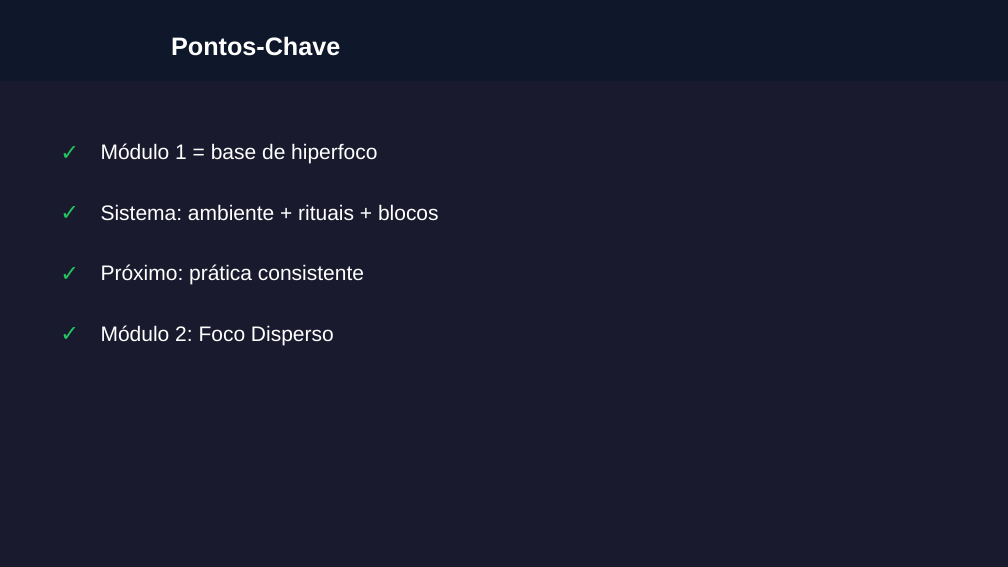
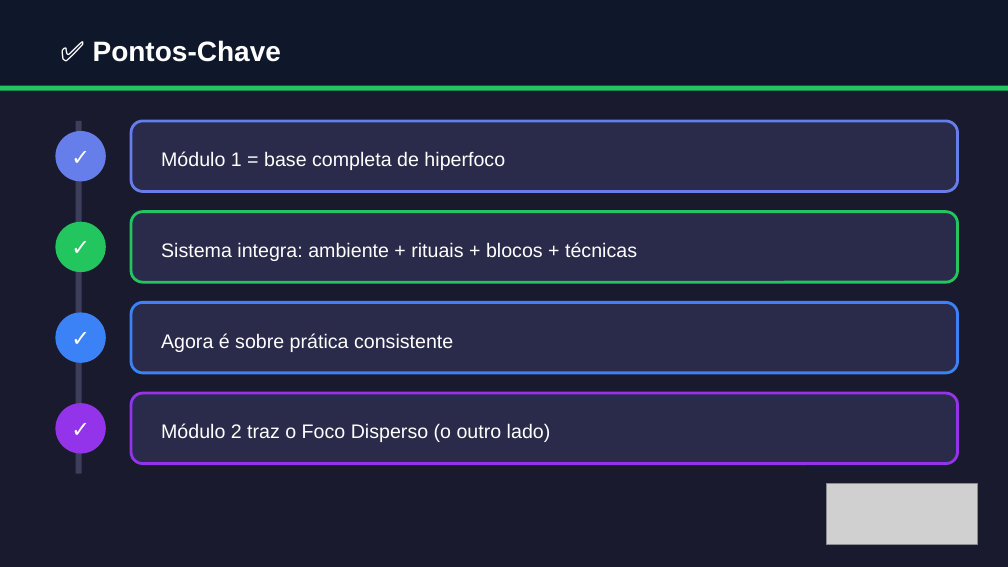
Before and after one commit to almirmeira/educa-com-talento, a slide deck: slide 7 of apresentacoes/foco-produtividade/aula-20-consolidacao-modulo1.pptx. Drawn at 1008x567 pixels with LibreOffice and Linux fonts; fonts in the diff are those of the drawing; grey boxes stand for pictures. Boxes give left, top, right and bottom in pixels: in the first picture for what was removed or moved away, otherwise in the second. Text is boxed around its words. In the diff, an @@ line names an element or a change of style, - is before the commit and + after.

```diff
--- a/apresentacoes/foco-produtividade/aula-20-consolidacao-modulo1.pptx
+++ b/apresentacoes/foco-produtividade/aula-20-consolidacao-modulo1.pptx
@@ rectangle: place and size @@
-rectangle at <box>0,0,1008,81</box>
+rectangle at <box>0,0,1008,91</box>
@@ text at <box>93,40,281,62</box>: text changed; size 18 to 20 pt @@
-Pontos-Chave
+✅ Pontos-Chave
@@ rectangle added at <box>0,86,1008,91</box>, fill #22C55E @@
@@ text removed at <box>50,131,81,171</box> @@
-✓
@@ text "✓": place and size @@
-text "✓" at <box>50,192,81,232</box>
+text "✓" at <box>55,136,106,176</box>
@@ ellipse added at <box>55,131,106,181</box>, fill #667EEA @@
@@ rectangle added at <box>76,121,82,474</box>, fill #3D3D5C @@
@@ rounded rectangle added at <box>131,121,958,192</box>, fill #2A2A4A, outline #667EEA 2 pt @@
@@ text at <box>161,151,505,170</box>: text changed; size 15 to 14 pt @@
-Módulo 1 = base de hiperfoco
+Módulo 1 = base completa de hiperfoco
@@ text "✓": place and size @@
-text "✓" at <box>50,312,81,353</box>
+text "✓" at <box>55,227,106,267</box>
@@ ellipse added at <box>55,222,106,272</box>, fill #22C55E @@
@@ rounded rectangle added at <box>131,212,958,282</box>, fill #2A2A4A, outline #22C55E 2 pt @@
@@ text at <box>161,242,637,261</box>: text changed; size 15 to 14 pt @@
-Sistema: ambiente + rituais + blocos
+Sistema integra: ambiente + rituais + blocos + técnicas
@@ text colour #22C55E to #FFFFFF; alignment left to centre in 3 elements at <box>55,136,106,176</box>, <box>55,227,106,267</box>, <box>55,318,106,358</box> @@
@@ text "✓": place and size @@
-text "✓" at <box>50,252,81,292</box>
+text "✓" at <box>55,318,106,358</box>
@@ ellipse added at <box>55,312,106,363</box>, fill #3B82F6 @@
@@ rounded rectangle added at <box>131,302,958,373</box>, fill #2A2A4A, outline #3B82F6 2 pt @@
@@ text at <box>161,333,453,352</box>: text changed; size 15 to 14 pt @@
-Próximo: prática consistente
+Agora é sobre prática consistente
@@ ellipse added at <box>55,403,106,454</box>, fill #9333EA @@
@@ text added at <box>55,408,106,449</box>, 16 pt, text #FFFFFF, bold @@
+✓
@@ rounded rectangle added at <box>131,393,958,464</box>, fill #2A2A4A, outline #9333EA 2 pt @@
@@ text at <box>161,423,551,442</box>: text changed; size 15 to 14 pt @@
-Módulo 2: Foco Disperso
+Módulo 2 traz o Foco Disperso (o outro lado)
@@ picture added at <box>827,484,978,544</box> @@
```
Also in this commit, not shown: 7 other slides changed, 1 slide added, 1 slide removed, 27 other files.
